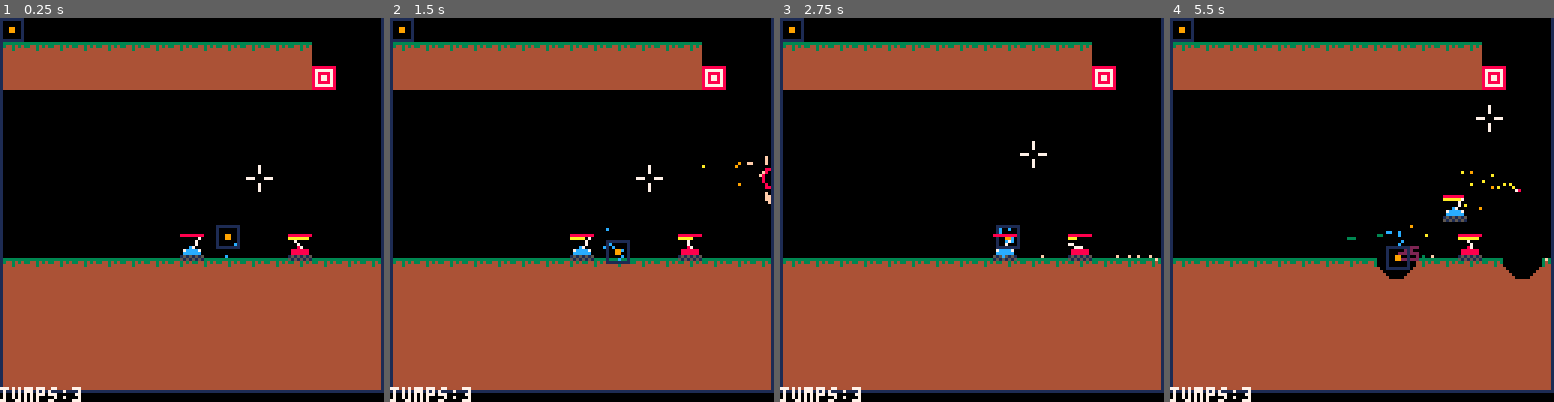
Above: before the commit, frames 1-4 (left to right).
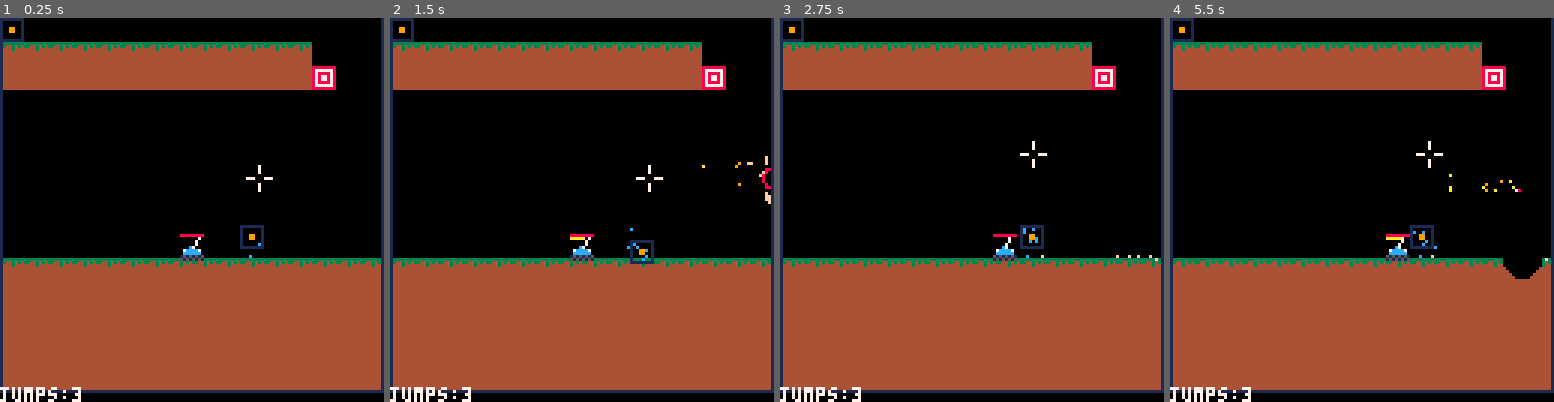
Above: after the commit, the same moments.

Repository: MarrMann/tanks.p8
Game: PICO-8 cartridge tanks.p8
Same seed, same stepped clock (60 frames per second), same inputs: the game is played once before the commit and once after it.
Inputs:
- Up to frame 1 (0.25 s): no input
- Up to frame 2 (1.5 s): tap X (X key) at 0.33, 1.07 s; tap O (Z key) at 0.7 s
- Up to frame 3 (2.75 s): hold Right 1.6-2.1 s; tap O (Z key) at 1.7, 2.1, 2.5 s; tap X (X key) at 1.85 s; hold Up 2.15-2.42 s; hold Right from 2.47 s (still down)
- Up to frame 4 (5.5 s): tap O (Z key) every 0.4 s from 2.9 to 5.3 s; tap X (X key) at 2.97, 4.08, 5.2 s; release Right at 3.03 s; hold Left 3.08-3.58 s; hold Down 3.63-3.97 s; hold Right 4.02-4.68 s; hold Up 4.73-5.03 s; hold Left from 5.08 s (still down)

The runs differ from the first frame. In frame 1, 0.7% of the frame differs, in the area x 56-82%, y 53-64%; in frame 2, 0.7%; in frame 3, 0.7%; in frame 4, 1.9%, in the area x 46-90%, y 22-68%.

Commit message:
Feat: Extended map, added pickups to map

Diff:
--- a/tanks.p8
+++ b/tanks.p8
@@ -1967,7 +1967,10 @@
 end
 -->8
 -- todo
--- currently working on: levels/maps
+-- currently working on: pick up shots with keys
+-- s: pickup
+-- f: swap,
+-- e: drop
 
 -- shots:
 -- heavy shot
@@ -2106,88 +2142,94 @@
 3f3f3f3f3f3f3f3f3f3f3f3f3f3f3f3f3f00000000000000000000033f000000000000000000000000000000000000000000000000000000000000000000000000000000000000000000000000000000000000000000000000000000000000000000000000000000000000000000000000000000000000000000000000000000
 3f3f3f3f3f3f3f3f3f3f3f3f3f3f3f3f3f000000000000000000000300000000000000000000000000000000000000000000000000000000000000000000000000000000000000000000000000000000000000000000000000000000000000000000000000000000000000000000000000000000000000000000000000000000
 3f3f3f3f3f3f3f3f3f3f3f3f3f3f3f3f3f000000000000000000000300000000000000000000000000000000000000000000000000000000000000000000000000000000000000000000000000000000000000000000000000000000000000000000000000000000000000000000000000000000000000000000000000000000
-3f3f3f3f3f3f3f3f3f3f3f3f3f3f3f3f3f000000000000000000000300000000000000000000000000000000000000000000000000000000000000000000000000000000000000000000000000000000000000000000000000000000000000000000000000000000000000000000000000000000000000000000000000000000
-3f3f3f3f3f3f3f3f3f3f3f3f3f3f3f3f00000000000000000000000300000000000000000000000000000000000000000000000000000000000000000000000000000000000000000000000000000000000000000000000000000000000000000000000000000000000000000000000000000000000000000000000000000000
-3f3f3f3f3f3f3f3f3f3f3f3f3f3f3f3f00000000000000000000000300000000000000000000000000000000000000000000000000000000090800000000000000000000000000000000000000000000000000000000000000000000000000000000000000000000000000000000000000000000000000000000000000000000
-3f3f3f3f3f3f3f3f3f203f3f3d3f3f3f00000000000000000000003f00000000000000000000000000000000000000000000000000000009131308000000000000000000000000000000000000000000000000000000000000000000000000000000000000000000000000000000000000000000000000000000000000000000
-0202020202020202020202020202020213131308000000000000003f0000000000003e0000000000000000131313000000000000003f0913131313080000000000000000000000000000000000000000000000000000000000000000000000000000000000000000000000000000000000000000000000000000000000000000
-13131313131313131313131313131313131313131313131313131313131313131313130000000000000000133e131313130000003f0913131313131308003d0000000000000000000000000000000000000000000000000000000000000000000000000000000000000000000000000000000000000000000000000000000000
-1313131313131313131313131313131313131313131313131313131313131313131313131313131313131313131313131313131313131313131313131313131300000000000000000000000000000000000000000000000000000000000000000000000000000000000000000000000000000000000000000000000000000000
-1313131313131313131313131313131313131313131313131313131313131313131313131313131313131313131313131313131313131313131313131313131300000000000000000000000000000000000000000000000000000000000000000000000000000000000000000000000000000000000000000000000000000000
-0313131313131313131313131313131313131313131313131313131313131313131313131313131313131313131313131313131313131313131313131313131300000000000000000000000000000000000000000000000000000000000000000000000000000000000000000000000000000000000000000000000000000000
-0313131303030303131303030313030313131313131313131313131313131313131313131313131313131313131313131313131313131313131313131313131313000000000000000000000000000000000000000000000000000000000000000000000000000000000000000000000000000000000000000000000000000000
-3f3f3f3f3f3f3f3f3f3f3f3f3f3f3f3f3f3f3f00000000000000000000000013130000000000000000000000000000131300000000000000003f3f3f3f00001313000000000000000000000000000000000000000000000000000000000000000000000000000000000000000000000000000000000000000000000000000000
-0000000000003f3f3f3f000000000000003f0000000000000000000000000000000000000000000000000000000000000000000000000000000000000000000000000000000000000000000000000000000000000000000000000000000000000000000000000000000000000000000000000000000000000000000000000000
-0000000000000000000000000000000000000000000000000000000000000000000000000000000000000000000000000000000000000000000000000000000000000000000000000000000000000000000000000000000000000000000000000000000000000000000000000000000000000000000000000000000000000000
-0000000000000000000000000000000000000000000000000000000000000000000000000000000000000000000000000000000000000000000000000000000000000000000000000000000000000000000000000000000000000000000000000000000000000000000000000000000000000000000000000000000000000000
-003d0000000000000000000000003d0000000000000000000000000000000000000000000000000000000000000000000000000000000000000000000000000000000000000000000000000000000000000000000000000000000000000000000000000000000000000000000000000000000000000000000000000000000000
-0013000000000000000000000000130000000000000000000000000000000000000000000000000000000000000000000000000000000000000000000000000000000000000000000000000000000000000000000000000000000000000000000000000000000000000000000000000000000000000000000000000000000000
-0000000000000000000000000000000000000000000000000000000000000000000000000000000000000000000000000000000000000000000000000000000000000000000000000000000000000000000000000000000000000000000000000000000000000000000000000000000000000000000000000000000000000000
-0000000000000000000000000000000000000000000000000000000000000000000000000000000000000000000000000000000000000000000000000000000000000000000000000000000000000000000000000000000000000000000000000000000000000000000000000000000000000000000000000000000000000000
-003f0000000000000000000000003f0000000000000000000000000000000000000000000000000000000000000000000000000000000000000000000000000000000000000000000000000000000000000000000000000000000000000000000000000000000000000000000000000000000000000000000000000000000000
-1313131313131313131313131313131300000000000000000000000000000000000000000000000000000000000000000000000000000000000000000000000000000000000000000000000000000000000000000000000000000000000000000000000000000000000000000000000000000000000000000000000000000000
-…(65 lines of a section not shown)…
+3f3f3f3f3f3f3f3f3f3f3f3f3f3f3f3f3f000000000000000000000300000000000000000000000000000000000000000000000000000000000000000000000000000000000907060000000000000000000000000000000000000000000000000000000000000000000000000000000000000000000000000000000000000000
+3f3f3f3f3f3f3f3f3f3f3f3f3f3f3f3f000000000000000000000003000000000000000000000000000000000000000000000000000000000020000000000000000000000913201307063d0000000000000000000000000000000000000000000000000000000000000000000000000000000000000000000000000000000000
+3f3f3f3f3f3f3f3f3f3f3f3f3f3f3f3f0000000000000000000000030000000000000000000000000000000000000000000000000000000009080000000000000000000913131313131307063f000000000000000000000000000000000000000000000000000000000000000000000000000000000000000000000000000000
+3f3f3f3f3f3f3f3f3f3f203f3f3f3f3f00000000000000000000003f00000000000000000000000000000000000000000000000000000009131308000000000000000913131313131313131307063d00000000000000000000000000000000000000000000000000000000000000000000000000000000000000000000000000
+0202020202020202020202020202020213131308000000000000003f2000000000003e0000000000000000131313000000000000003f09131313130800000000000913131313131313131313131307060000000000000000000000000000003d0000000000000000000000000000000000000000000000000000000000000000
+13131313131313131313131313131313131313131313131313131313131313131313130000000000000000133e131313130000003f0913131313131308003d000913131313131313131313131313131305000000000000003d000000000009020000000000000000000000000000000000000000000000000000000000000000
+13131313131313131313131313131313131313131313131313131313131313131313131313131313131313131313131313131313131313131313131313131313131313131313131313131313131313130400000000000902020706003d0913130000000000000000000000000000000000000000000000000000000000000000
+1313131313131313131313131313131313131313131313131313131313131313131313131313131313131313131313131313131313131313131313131313131313131313131313131313131313131313130500000009131313131302021313130000000000000000000000000000000000000000000000000000000000000000
+0313131313131313131313131313131313131313131313131313131313131313131313131313131313131313131313131313131313131313131313131313131313131313131313131313131313131313130400200913131313131313131313130000000000000000000000000000000000000000000000000000000000000000
+0313131303030303131303030313030313131313131313131313131313131313131313131313131313131313131313131313131313131313131313131313131313131313131313131313131313131313131313131313131313131313131313130000000000000000000000000000000000000000000000000000000000000000
+3f3f3f3f3f3f3f3f3f3f3f3f3f3f3f3f3f3f3f00000000000000000000003f3f3f000000000000003d0000000000003f3f00000000000000003f3f3f3f00003f3f000000000000000000000000000000000000000000000000000000000000000000000000000000000000000000000000000000000000000000000000000000
+0000000000003f3f3f3f000000000000003f00000000000000000000003d0913020202020202020202020202020202020000000000000000000000000000000000000000000000000000000000000000000000000000000000000000000000000000000000000000000000000000000000000000000000000000000000000000
+0000000000000000000000000000000000000000000000000000000000091313000000000000000000000000003f3f000000000000000000000000000000000000000000000000000000000000000000000000000000000000000000000000000000000000000000000000000000000000000000000000000000000000000000
+0000000000000000000000000000000000000000000000000000000009131313000000000000000000000000000000000000000000000000000000000000000000000000000000000000000000000000000000000000000000000000000000000000000000000000000000000000000000000000000000000000000000000000
+003d0000000000000000000000003d00000000000000000000003d0913131313000000000000000000000000000000000000000000000000000000000000000000000000000000000000000000000000000000000000000000000000000000000000000000000000000000000000000000000000000000000000000000000000
+0013000000000000000000000000130000000000000000000000091313131313000000000000000000000000000000000000000000000000000000000000000000000000000000000000000000000000000000000000000000000000000000000000000000000000000000000000000000000000000000000000000000000000
+0000000000000000000000000000000000000000000000000009131313131313000000000000000000000000000000000000000000000000000000000000000000000000000000000000000000000000000000000000000000000000000000000000000000000000000000000000000000000000000000000000000000000000
+000000000000000000000000000000000000000000000000091313131313131300000000003d0000203f3d00000000000000000000000000000000000000000000000000000000000000000000000000000000000000000000000000000000000000000000000000000000000000000000000000000000000000000000000000
+003f0000000000000020000000003f0000000000000000091313131313131313020202020202020202020202020202020000000000000000000000000000000000000000000000000000000000000000000000000000000000000000000000000000000000000000000000000000000000000000000000000000000000000000
+131313131313131313131313131313130000000000000913131313131313131300000000000000000000000000003f000000000000000000000000000000000000000000000000000000000000000000000000000000000000000000000000000000000000000000000000000000000000000000000000000000000000000000
+000000000000000000000000000000000000000000091313131320131313131300000000000000000000000000003f000000000000000000000000000000000000000000000000000000000000000000000000000000000000000000000000000000000000000000000000000000000000000000000000000000000000000000
+0000000000000000000000000000000000000000091313131313131313131313000000000000000000000000000000000000000000000000000000000000000000000000000000000000000000000000000000000000000000000000000000000000000000000000000000000000000000000000000000000000000000000000
+00000000000000000000000000000000000000091313131313131313131313130000003d003f000000000000003d00000000000000000000000000000000000000000000000000000000000000000000000000000000000000000000000000000000000000000000000000000000000000000000000000000000000000000000
+0000000000000000000000000000000000000913131313131313131313131313030303030303030303030303030303030000000000000000000000000000000000000000000000000000000000000000000000000000000000000000000000000000000000000000000000000000000000000000000000000000000000000000
+0000000000000000000000000000000000091313131313131313131313131303030303030303030303030303030303030000000000000000000000000000000000000000000000000000000000000000000000000000000000000000000000000000000000000000000000000000000000000000000000000000000000000000
+0000000000000000000000000000000009131313131313131313131313131313030303030303030303030303030303030000000000000000000000000000000000000000000000000000000000000000000000000000000000000000000000000000000000000000000000000000000000000000000000000000000000000000
+…(65 lines of a section not shown)…
Not shown, changed: 33 lines of the sprite sheet (__gfx__) section of tanks.p8
